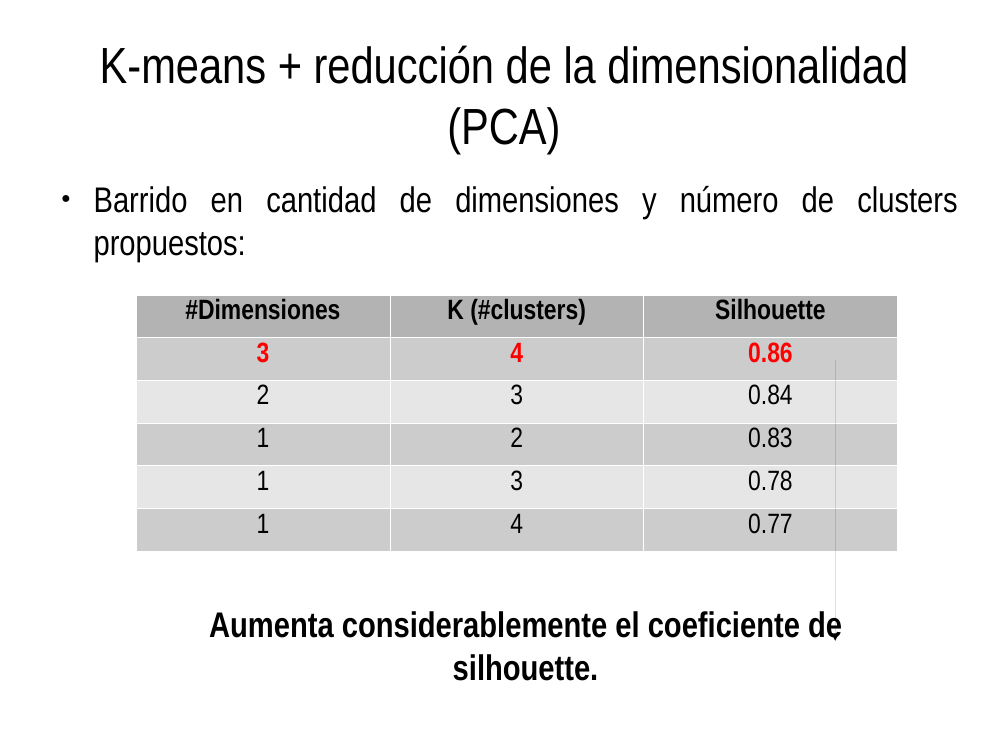
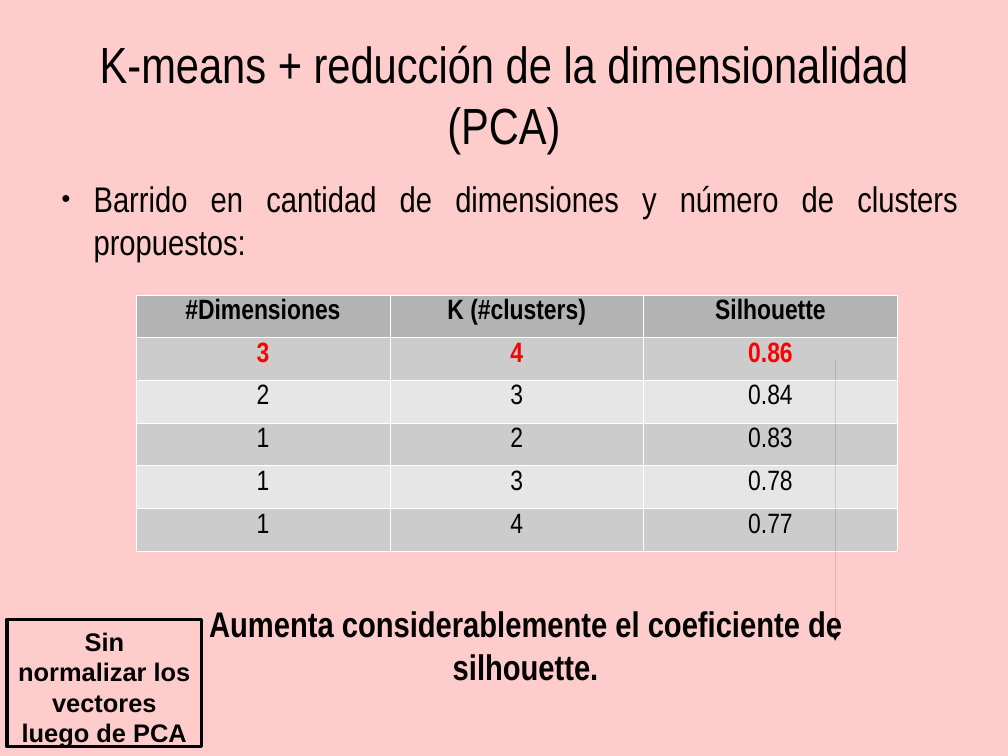
Before and after one commit to spinto88/Analisis_notas, a slide deck: slide 22 of Presentacion_analisis.odp (slide 19 before the commit). Drawn at 1008x756 pixels with LibreOffice and Linux fonts; fonts in the diff are those of the drawing. Boxes give left, top, right and bottom in pixels: in the first picture for what was removed or moved away, otherwise in the second. Text is boxed around its words. In the diff, an @@ line names an element or a change of style, - is before the commit and + after.

```diff
--- a/Presentacion_analisis.odp
+++ b/Presentacion_analisis.odp
@@ background #FFFFFF to #FFCCCC @@
@@ rectangle added at bbox=[7, 619, 202, 746], outline #000000 2.83 pt, 20 pt, text #000000, bold @@
+Sin normalizar los vectores luego de PCA
```
Also in this commit, not shown: 1 other slide changed, 3 slides added, 3 other files.
